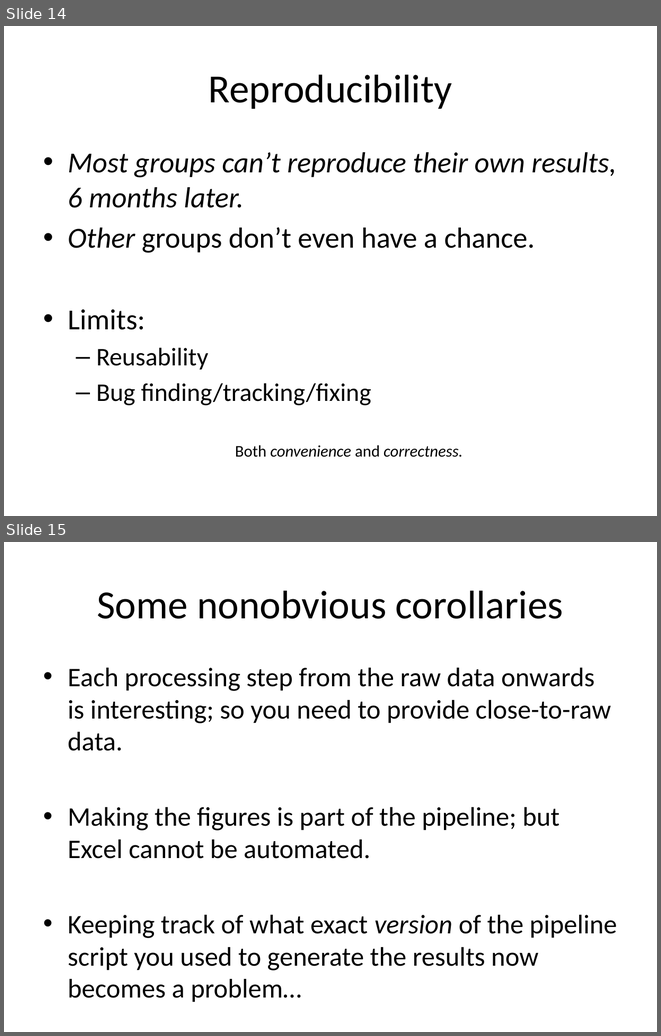
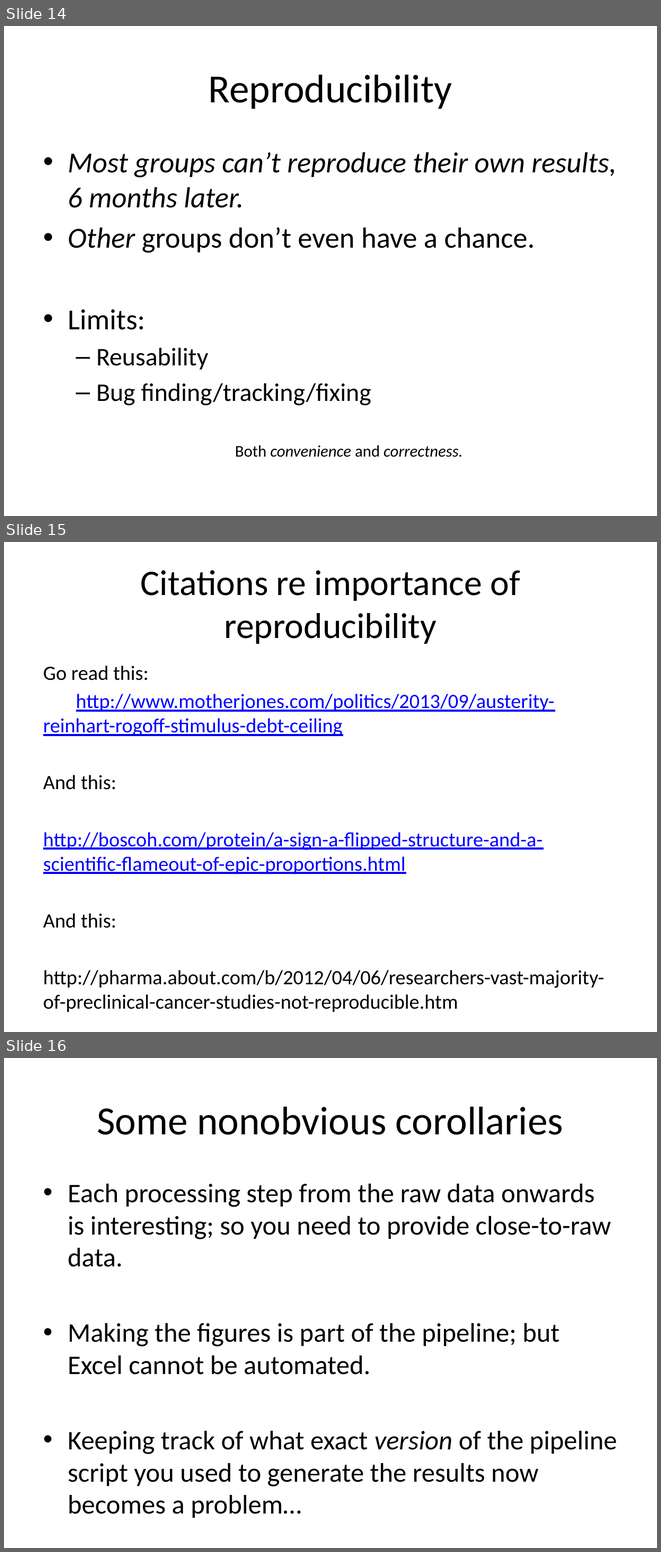
Before and after one commit to beacon-center/2013-uw-zero-entry, a slide deck: _static/lecture-pipelines.pptx. Shown one above the other, each under a label of ours: slides 14 and 15 before the commit, slides 14, 15 and 16 after it. The pictures are 661x1036 and 661x1552 pixels, drawn with LibreOffice and Linux fonts; fonts in the diff are those of the drawing. Boxes give left, top, right and bottom in pixels: in the first picture for what was removed or moved away, otherwise in the second. Text is boxed around its words. In the diff, an @@ line names an element or a change of style, - is before the commit and + after.

```diff
--- a/_static/lecture-pipelines.pptx
+++ b/_static/lecture-pipelines.pptx
@@ slide 15 added at (4,542,657,1032), background #FFFFFF @@
@@ title added at (141,570,520,644), 39.6 pt, text #000000 @@
+Citations re importance of reproducibility
@@ text added at (43,665,604,1012), 22.4 pt, text #0000FF, underline @@
+Go read this:
+http://www.motherjones.com/politics/2013/09/austerity-reinhart-rogoff-stimulus-debt-ceiling
+And this:
+http://boscoh.com/protein/a-sign-a-flipped-structure-and-a-scientific-flameout-of-epic-proportions.html
+And this:
+http://pharma.about.com/b/2012/04/06/researchers-vast-majority-of-preclinical-cancer-studies-not-reproducible.htm
@@ what was slide 15 is now slide 16 @@
```
Also in this commit, not shown: 3 other files.
